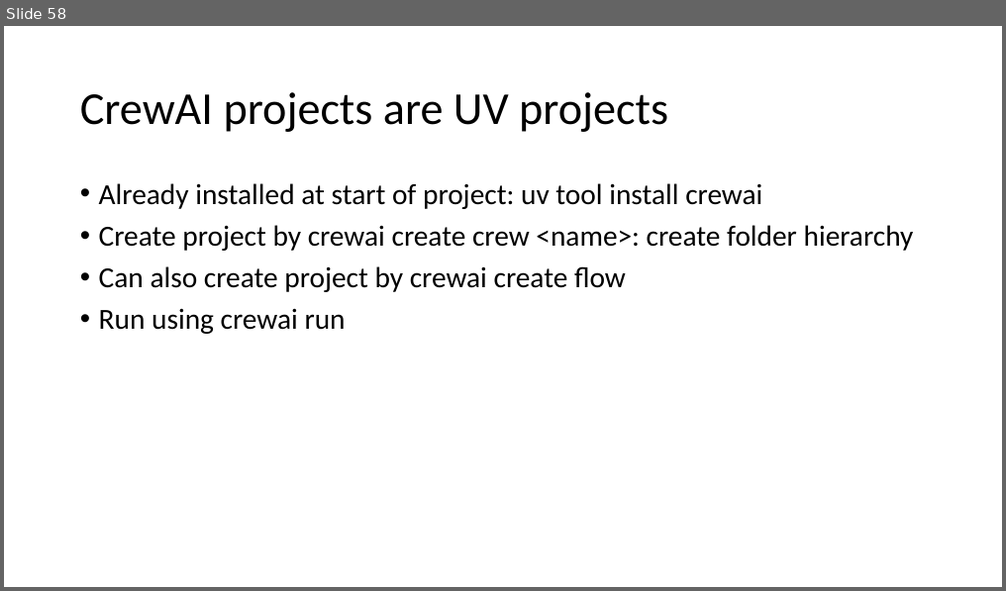
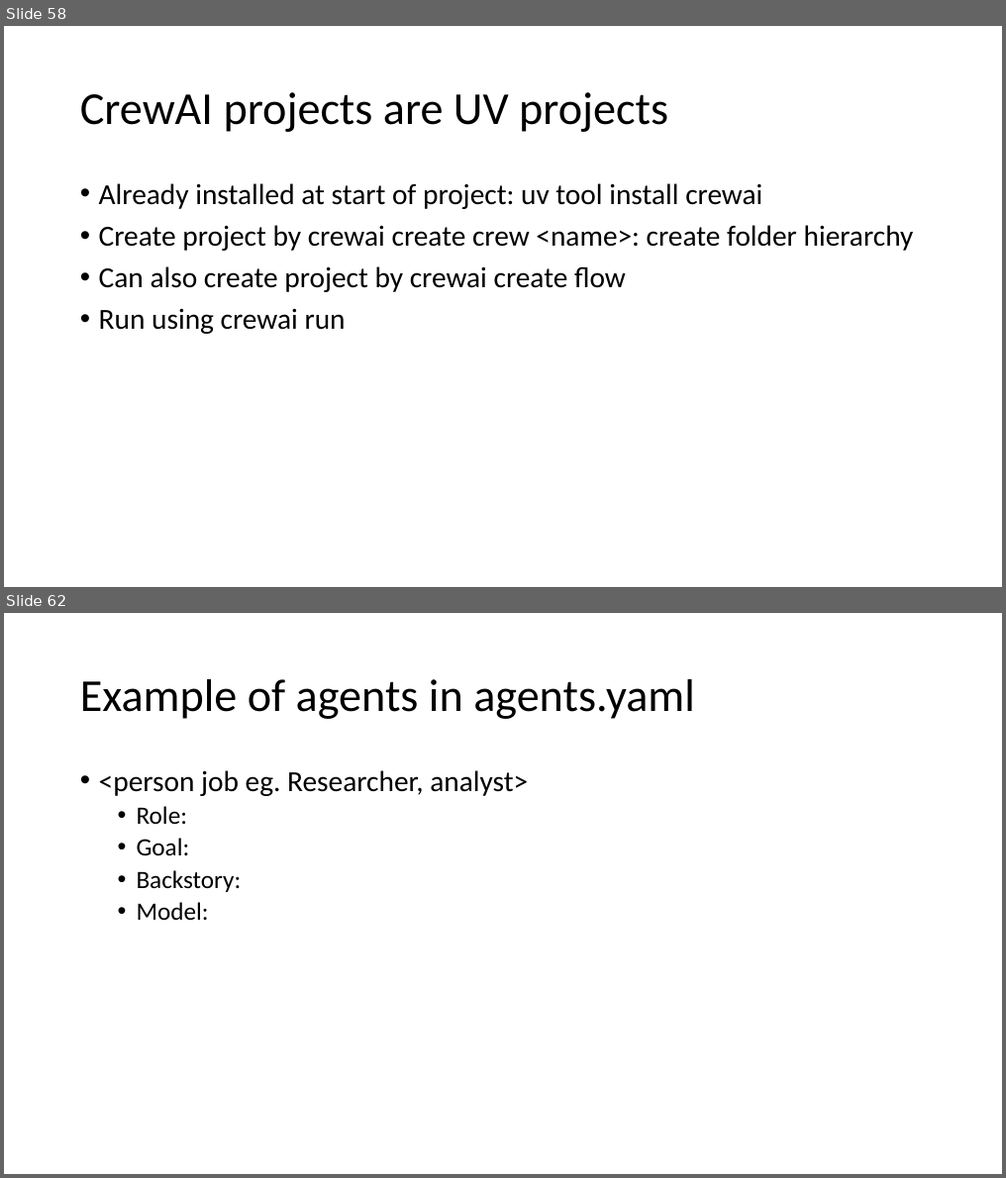
Before and after one commit to kindaichinisan/agents, a slide deck: wj_folder/AI Engineer Agentic Track.pptx. Shown one above the other, each under a label of ours: slide 58 before the commit, slides 58 and 62 after it; the slides between them are not shown. The pictures are 1006x591 and 1006x1178 pixels, drawn with LibreOffice and Linux fonts; fonts in the diff are those of the drawing. Boxes give left, top, right and bottom in pixels: in the first picture for what was removed or moved away, otherwise in the second. Text is boxed around its words. In the diff, an @@ line names an element or a change of style, - is before the commit and + after.

```diff
--- a/wj_folder/AI Engineer Agentic Track.pptx
+++ b/wj_folder/AI Engineer Agentic Track.pptx
@@ slide 62 added at box(4, 613, 1002, 1174), background #FFFFFF @@
@@ title added at box(80, 679, 695, 719), 44 pt, text #000000 @@
+Example of agents in agents.yaml
@@ text added at box(99, 770, 528, 920), 28 pt, text #000000 @@
+• <person job eg. Researcher, analyst>
+  • Role:
+  • Goal:
+  • Backstory:
+  • Model:
```
Also in this commit, not shown: 13 other slides added, 4 other files.
